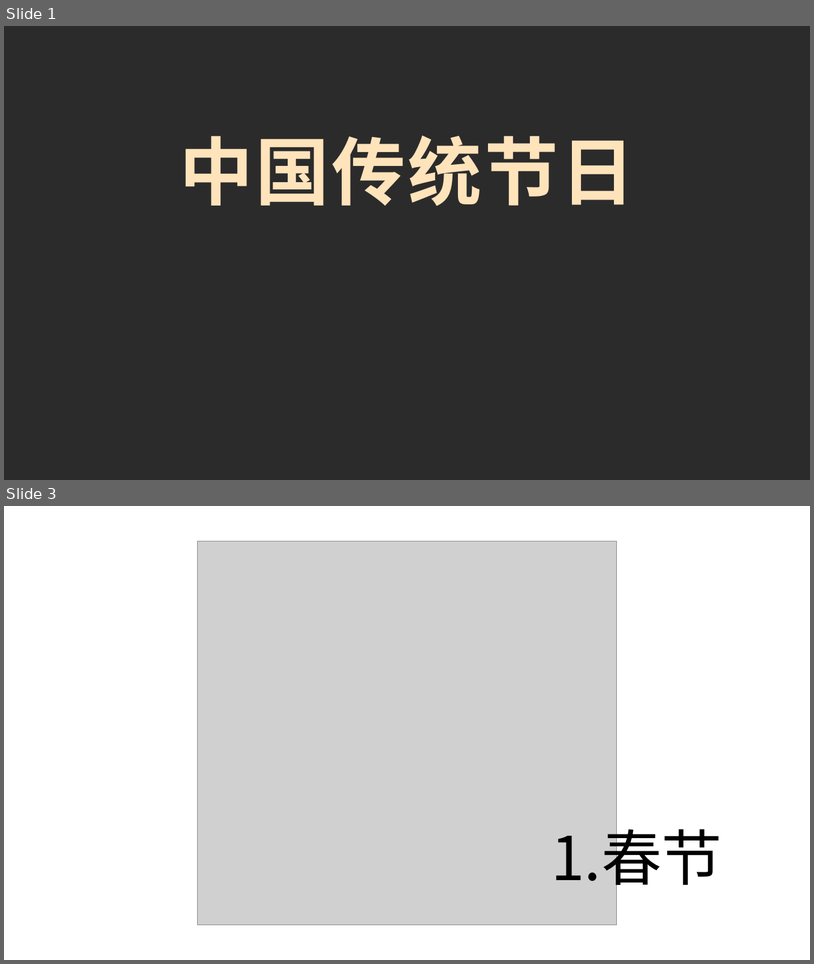
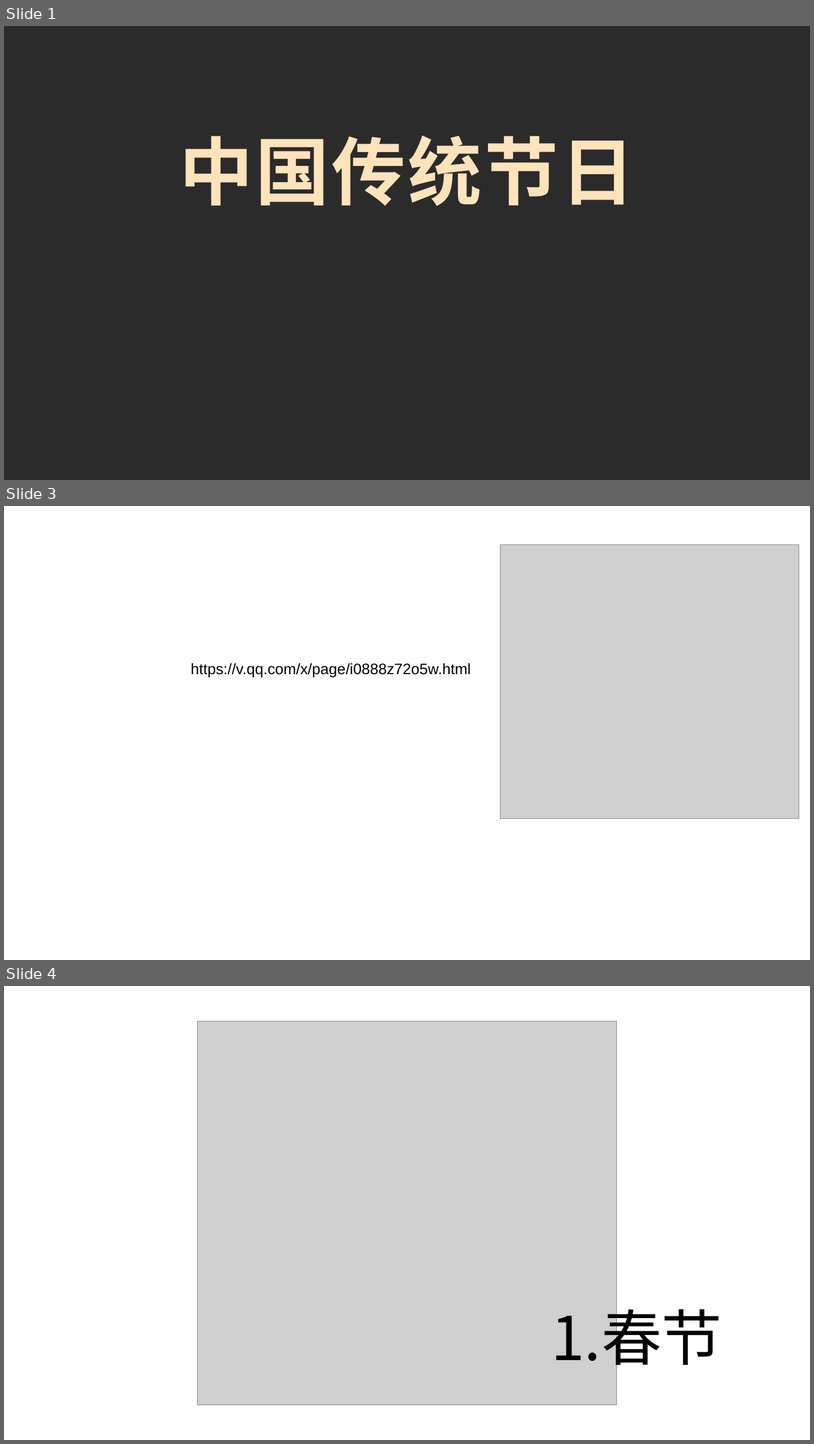
Before and after one commit to Eason2011/eason2011.github.io, a slide deck: docs/html/传统节日/中国传统节日.pptx. Shown one above the other, each under a label of ours: slides 1 and 3 before the commit, slides 1, 3 and 4 after it; the slides between them are not shown. The pictures are 814x964 and 814x1444 pixels, drawn with LibreOffice and Linux fonts; fonts in the diff are those of the drawing; grey boxes stand for pictures; background and template pictures are left out; a plain dark background stands for a picture behind light text. Boxes give left, top, right and bottom in pixels: in the first picture for what was removed or moved away, otherwise in the second. Text is boxed around its words. In the diff, an @@ line names an element or a change of style, - is before the commit and + after.

```diff
--- a/docs/html/传统节日/中国传统节日.pptx
+++ b/docs/html/传统节日/中国传统节日.pptx
@@ slide 3 added at [4, 506, 810, 960], background #FFFFFF @@
@@ picture added at [501, 545, 800, 818] @@
@@ text added at [191, 663, 471, 678], 18 pt, text #000000 @@
+https://v.qq.com/x/page/i0888z72o5w.html
@@ what was slide 3 is now slide 4 @@
```
Also in this commit, not shown: 1 slide changed, 8 other slides added.
